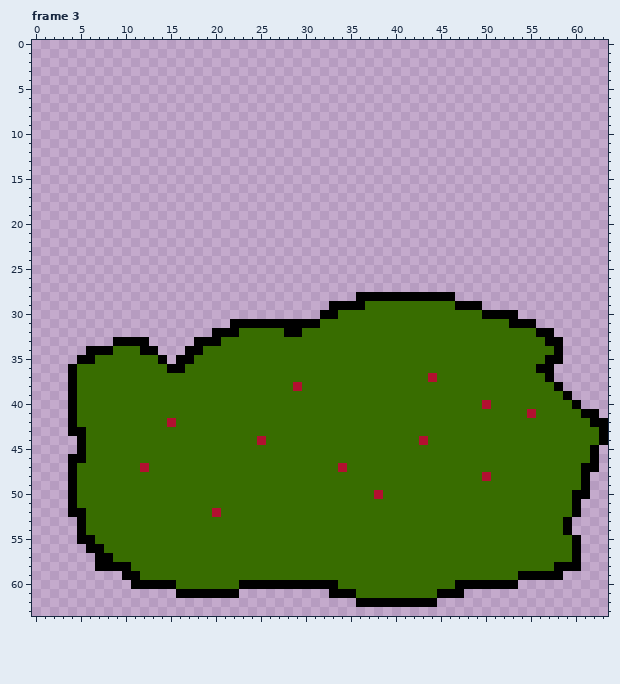
Two states of a pixel-art file, games/walker/assets/scenery64.ase. That is the earlier state.
64x64 pixels, 7 frames. Colours within 5 levels of each other are drawn and written as one. Shown: frame 3. The commit also changed other frames, which this record leaves out.
The result:
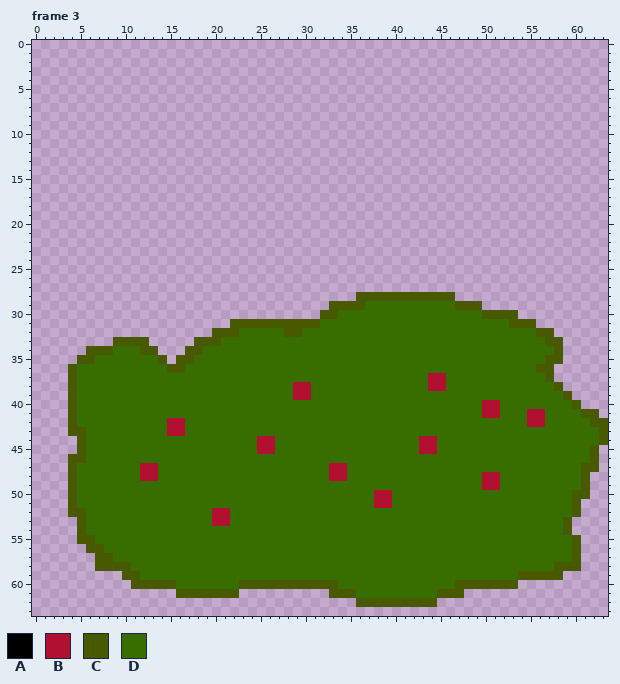
Palette (. is transparent): A #000000  B #b21030  C #495900  D #386d00
Change:
Frame 3:
Colour D becomes colour B in row 37 at x 45; in row 38 at x 30 and 44 to 45; in row 39 at x 29 to 30; in row 40 at x 51; in row 41 at x 50 to 51 and 56; in row 42 at x 16 and 55 to 56.
Colour D becomes colour B in row 43 at x 15 to 16; in row 44 at x 26 and 44; in row 45 at x 25 to 26 and 43 to 44; in row 47 at x 13 and 33; in row 48 at x 12 to 13, 33 to 34 and 51; in row 49 at x 50 to 51.
Colour D becomes colour B in row 50 at x 39; in row 51 at x 38 to 39; in row 52 at x 21; in row 53 at x 20 to 21.
Colour A becomes colour C in row 28 at x 36 to 46; in row 29 at x 33 to 36 and 47 to 49; in row 30 at x 32 to 33 and 50 to 53; in row 31 at x 22 to 31 and 53 to 55; in row 32 at x 20 to 22, 28 to 29 and 56 to 57; in row 33 at x 9 to 12, 18 to 20 and 57 to 58.
Colour A becomes colour C in row 34 at x 6 to 8, 12 to 13, 17 to 18 and 58; in row 35 at x 5 to 6, 14, 16 to 17 and 57 to 58; in row 36 at x 4, 15 to 16 and 56 to 57; in row 37 at x 4 and 57; in row 38 at x 4 and 58; in row 39 at x 4 and 59.
Colour A becomes colour C in row 40 at x 4 and 60; in row 41 at x 4 and 61 to 62; in row 42 at x 4 and 62 to 63; in row 43 at x 4 to 5 and 63; in row 44 at x 5 and 63; in row 45 at x 5 and 62.
Colour A becomes colour C in row 46 at x 4 to 5 and 62; in row 47 at x 4 and 61 to 62; in rows 48 to 49 at x 4 and 61; in row 50 at x 4 and 60 to 61; in row 51 at x 4 and 60; in row 52 at x 4 to 5 and 60.
Colour A becomes colour C in rows 53 to 54 at x 5 and 59; in row 55 at x 5 to 6 and 60; in row 56 at x 6 to 7 and 60; in row 57 at x 7 to 8 and 60; in row 58 at x 7 to 10 and 58 to 60; in row 59 at x 10 to 11 and 54 to 58.
Colour A becomes colour C in row 60 at x 11 to 15, 23 to 33 and 47 to 53; in row 61 at x 16 to 22, 33 to 35 and 45 to 47; in row 62 at x 36 to 44.
